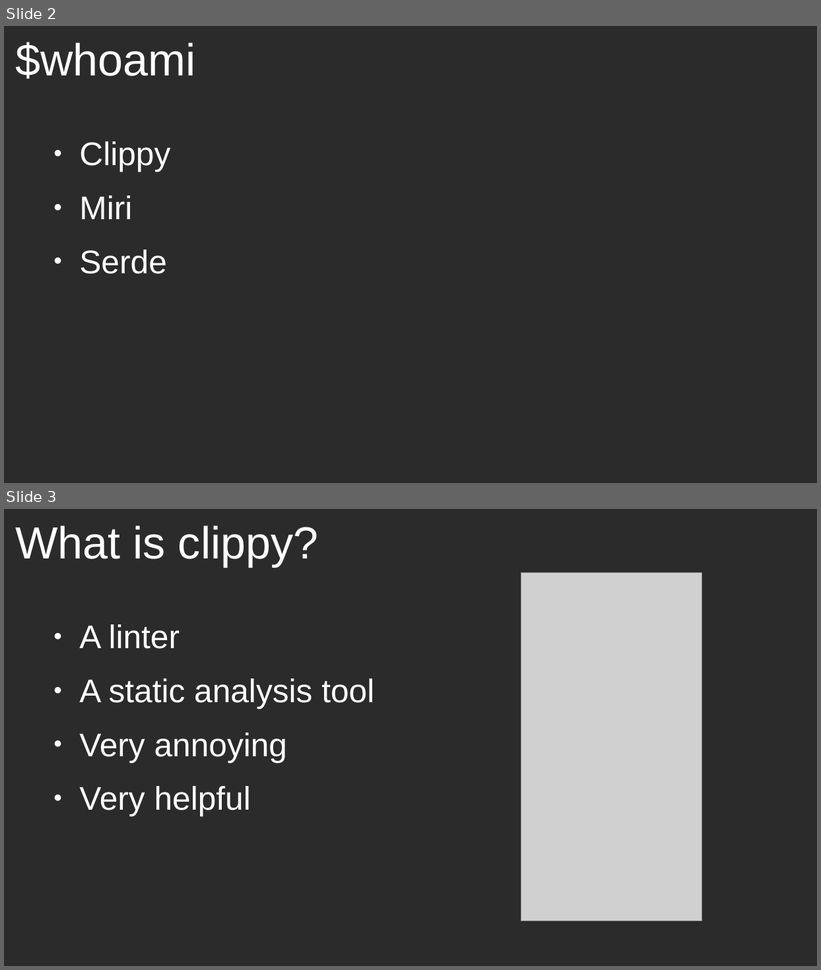
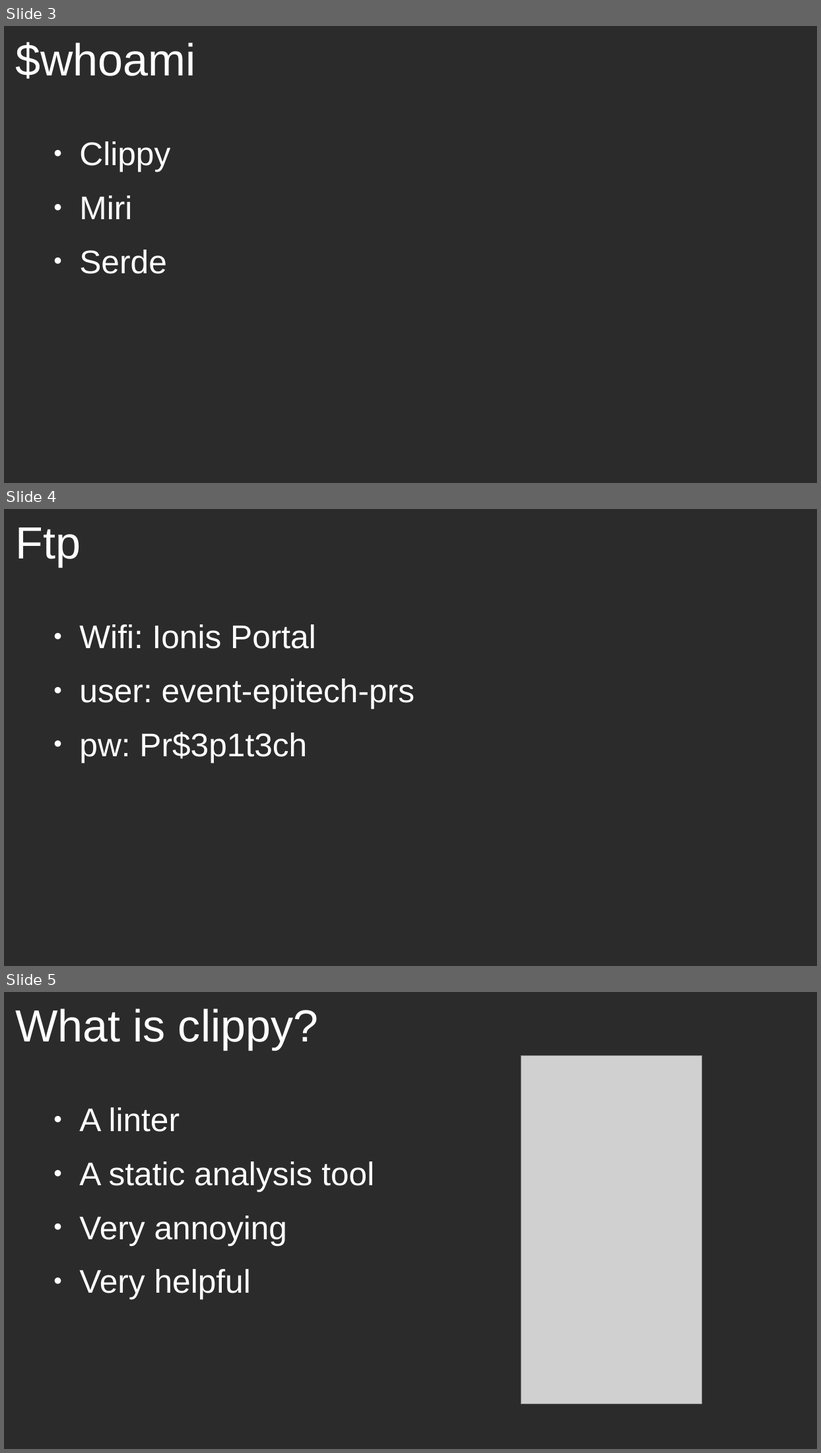
Before and after one commit to oli-obk/rustfest2018_workshop, a slide deck: presentation.odp. Shown one above the other, each under a label of ours: slides 2 and 3 before the commit, slides 3, 4 and 5 after it. The pictures are 821x970 and 821x1453 pixels, drawn with LibreOffice and Linux fonts; fonts in the diff are those of the drawing; grey boxes stand for pictures; background and template pictures are left out; a plain dark background stands for a picture behind light text. Boxes give left, top, right and bottom in pixels: in the first picture for what was removed or moved away, otherwise in the second. Text is boxed around its words. In the diff, an @@ line names an element or a change of style, - is before the commit and + after.

```diff
--- a/presentation.odp
+++ b/presentation.odp
@@ slide 4 added at (x1=4, y1=509, x2=817, y2=966), background picture (left out) @@
@@ title added at (x1=16, y1=527, x2=81, y2=567), 44 pt, text #FFFFFF @@
+Ftp
@@ text added at (x1=79, y1=625, x2=415, y2=762), 32 pt, text #FFFFFF @@
+● Wifi: Ionis Portal
+● user: event-epitech-prs
+● pw: Pr$3p1t3ch
@@ what was slide 2 is now slide 3 @@
@@ what was slide 3 is now slide 5 @@
```
Also in this commit, not shown: 5 other slides added, 1 slide removed, 6 other files.
